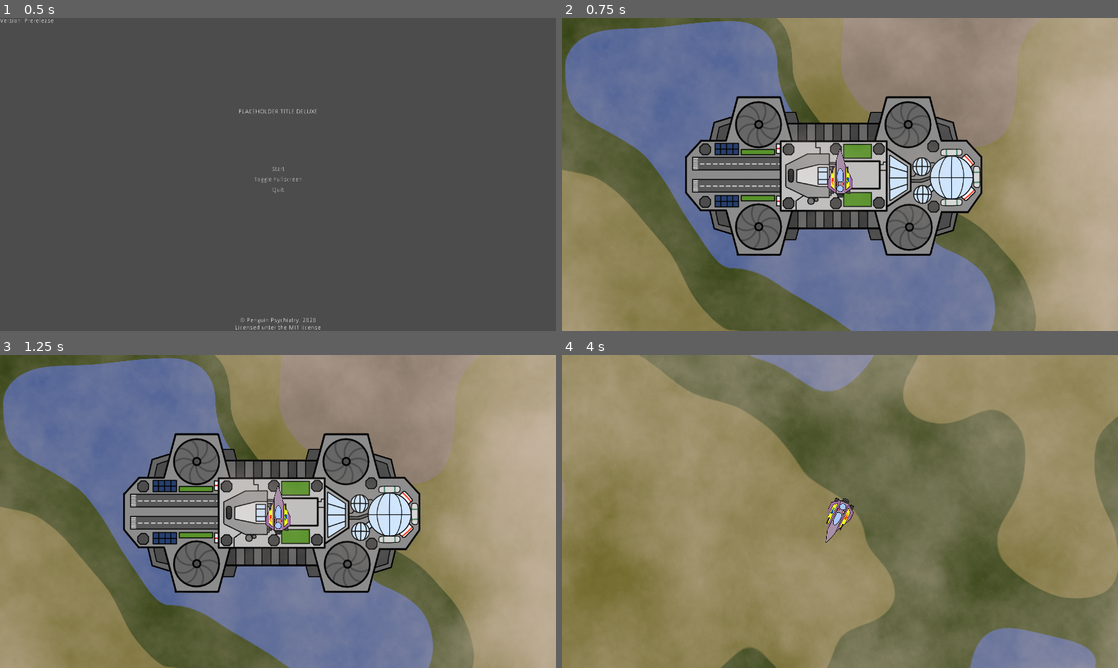
Above: before the commit, frames 1-4 (two rows, left to right).
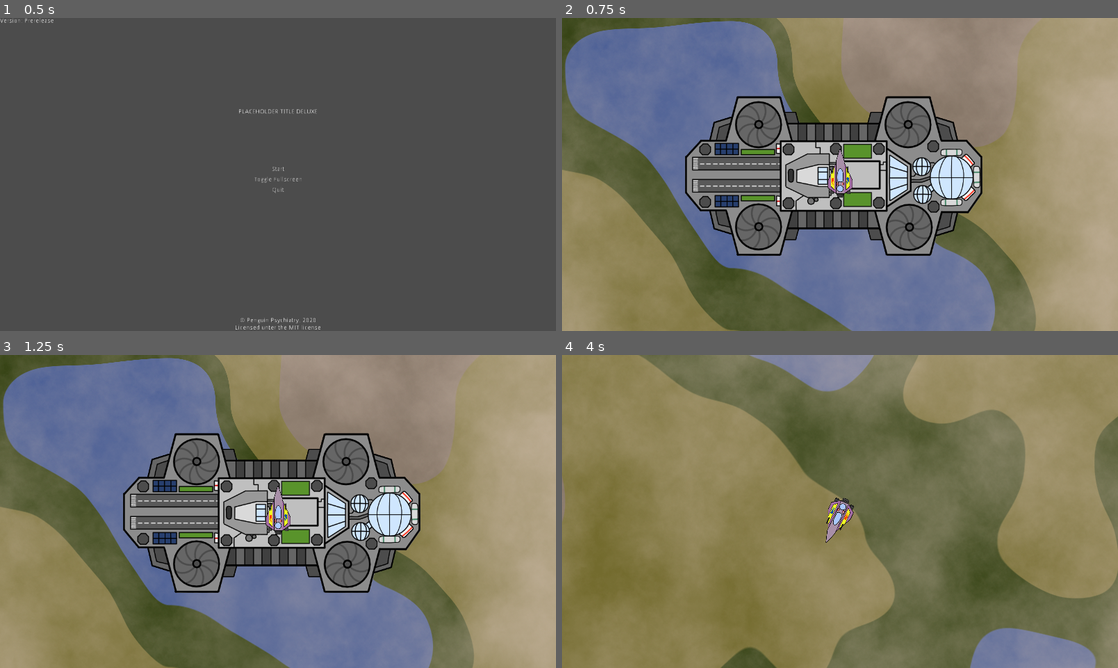
Above: after the commit, the same moments.

Repository: nalquas/openjam-2020
Game: Godot game, scene res://scenes/game/Main.tscn
The game is run twice, just before and just after one commit, with the same random seed, the same clock (stepped at 60 frames per second) and the same inputs.
Inputs (mouse positions are in pixels of both pictures, inside the frame that each line leads up to):
- Up to frame 1 (0.5 s): no input
- Up to frame 2 (0.75 s): click "Start" at 0.5 s
- Up to frame 3 (1.25 s): no input
- Up to frame 4 (4 s): move the mouse to (962, 495) at 1.27 s; hold Right (right) 1.28-2.03 s; hold Shift (boost) 1.28-2.03 s; click (962, 495) at 1.42 s; move the mouse to (728, 527) at 2.02 s; hold Left (left) 2.03-2.78 s; tap Space (shoot) at 2.1, 3.6 s; move the mouse to (895, 442) at 2.77 s; hold Right (right) 2.78-3.53 s; hold Shift (boost) 2.78-3.53 s; move the mouse to (812, 574) at 3.52 s; hold Up (thrust) from 3.53 s (still down); click (812, 574) at 3.67 s

Frame 1 is identical in both runs. In frame 2, 0.1% of the frame differs, in the area x 41-67%, y 38-54%; in frame 3, 0.1%; in frame 4, 3.8%, in the area x 0-41%, y 0-89%.

Commit message:
Fixed bug

Diff:
--- a/game/scenes/game/Game.tscn
+++ b/game/scenes/game/Game.tscn
@@ -32,8 +32,4 @@
 cldseed = 2
 
 [node name="Homebase" parent="." instance=ExtResource( 4 )]
-
-[node name="Wolken" parent="ParallaxBackground/ParallaxLayer3" instance=ExtResource( 2 )]
-scale = Vector2( 20, 20 )
-cld_seed = 14
 [connection signal="menu" from="GameMenu" to="." method="_on_GameMenu_menu"]
--- a/game/scripts/Cloud_Layer/cloud_gen.gd
+++ b/game/scripts/Cloud_Layer/cloud_gen.gd
@@ -24,8 +24,8 @@
 func _process(delta):
 	var new_pos = player_chunk()
 	if not playerpos == new_pos:
-		print ("change")
 		playerpos = new_pos
+		print (playerpos)
 		for x in range(-5+playerpos.x,6+playerpos.x):
 			for y in range(-5+playerpos.y,6+playerpos.y):
 				if not chunks.has(x):
@@ -33,6 +33,7 @@
 				if not chunks[x].has(y):
 					var chunk = chunk_scene.instance()
 					chunk.pos = Vector2(x,y)
+					chunk.cld_seed=self.cldseed
 					self.add_child(chunk)
 					chunk.position=(Vector2(100.0*x,100.0*y))
 					chunks[x][y]=chunk
